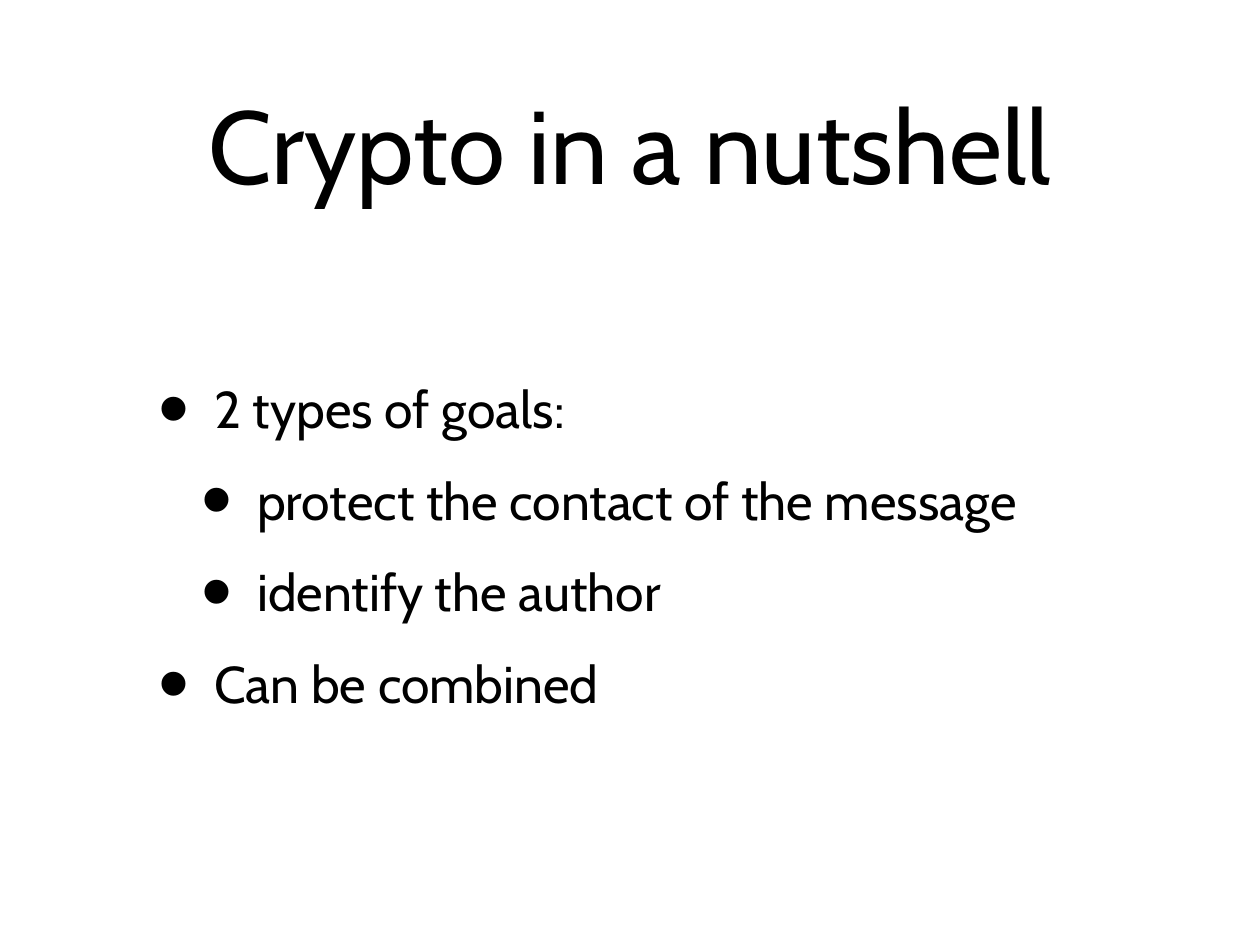
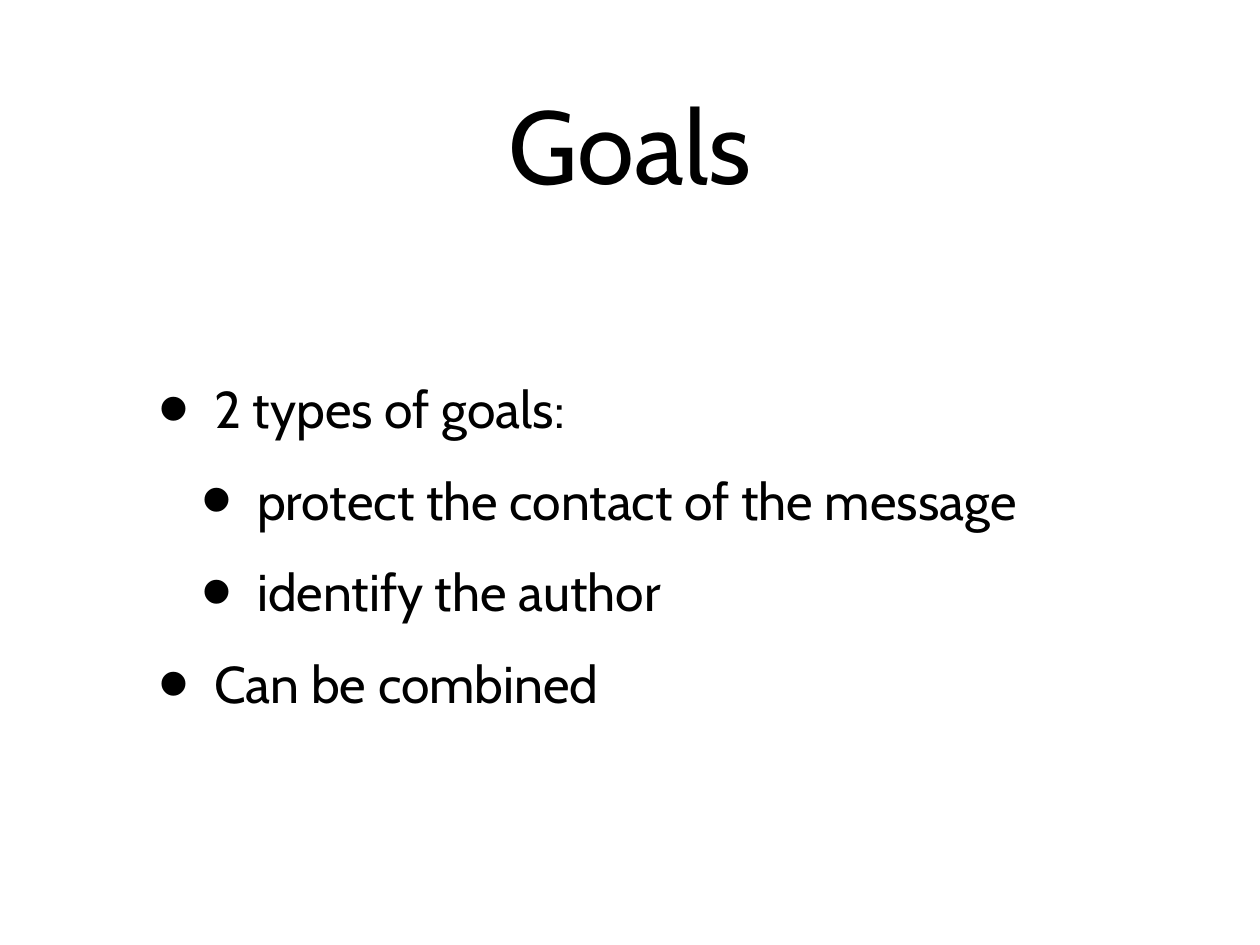
Before and after one commit to BetterCrypto/Applied-Crypto-Hardening, a slide deck: slide 18 of presentations/M3AWWG/draft_m3aawg.pptx (slide 13 before the commit). Drawn at 1260x945 pixels with LibreOffice and Linux fonts; fonts in the diff are those of the drawing. Boxes give left, top, right and bottom in pixels: in the first picture for what was removed or moved away, otherwise in the second. Text is boxed around its words. In the diff, an @@ line names an element or a change of style, - is before the commit and + after.

```diff
--- a/presentations/M3AWWG/draft_m3aawg.pptx
+++ b/presentations/M3AWWG/draft_m3aawg.pptx
@@ title at [509, 106, 752, 186]: text changed @@
-Crypto in a nutshell
+Goals
```
Also in this commit, not shown: 8 other slides changed, 5 slides added.
